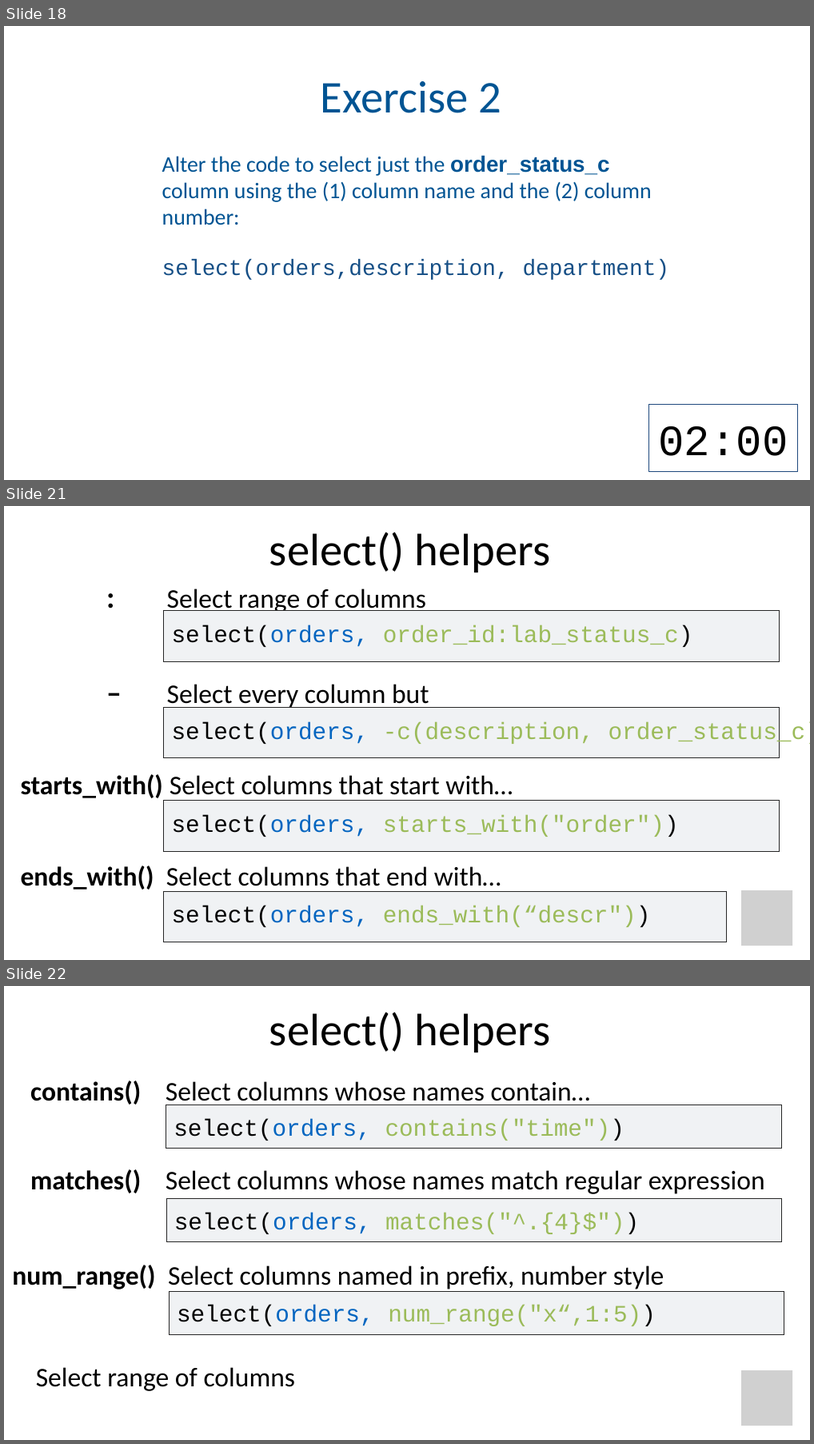
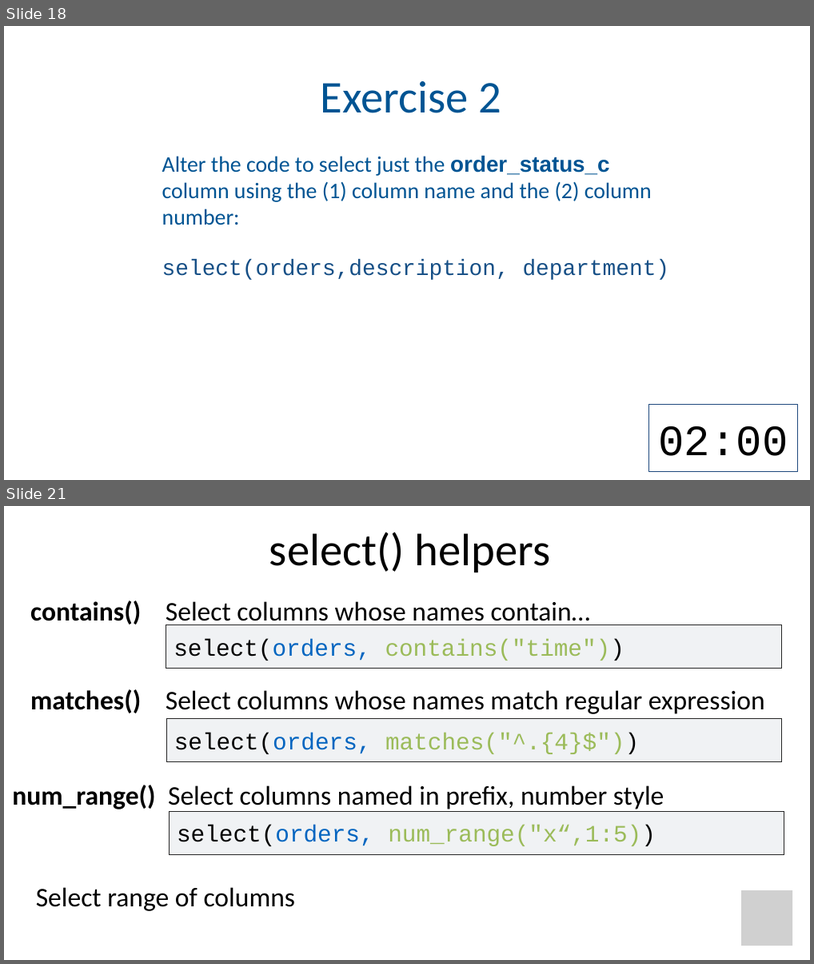
Before and after one commit to amromeo/api_r2020, a slide deck: 03 - Transform.pptx. Shown one above the other, each under a label of ours: slides 18, 21 and 22 before the commit, slides 18 and 21 after it; the slides between them are not shown. The pictures are 814x1444 and 814x964 pixels, drawn with LibreOffice and Linux fonts; fonts in the diff are those of the drawing; grey boxes stand for pictures; background and template pictures are left out. Boxes give left, top, right and bottom in pixels: in the first picture for what was removed or moved away, otherwise in the second. Text is boxed around its words. In the diff, an @@ line names an element or a change of style, - is before the commit and + after.

```diff
--- a/03 - Transform.pptx
+++ b/03 - Transform.pptx
@@ slide 21 removed at (4,506,810,960), background #FFFFFF @@
@@ text removed at (270,532,550,572) @@
-select() helpers
@@ text removed at (167,588,426,611) @@
-: Select range of columns
@@ freeform shape removed at (164,611,779,661) @@
@@ text removed at (172,625,694,647) @@
-select(orders, order_id:lab_status_c)
@@ text removed at (167,684,430,708) @@
-– Select every column but
@@ freeform shape removed at (164,708,779,758) @@
@@ text removed at (172,722,810,745) @@
-select(orders, -c(description, order_status_c))
@@ text removed at (21,774,513,800) @@
-starts_with() Select columns that start with…
@@ freeform shape removed at (164,800,779,852) @@
@@ text removed at (172,815,679,836) @@
-select(orders, starts_with("order"))
@@ text removed at (21,865,502,892) @@
-ends_with() Select columns that end with…
@@ freeform shape removed at (164,891,727,941) @@
@@ text removed at (172,905,651,927) @@
-select(orders, ends_with(“descr"))
@@ picture removed at (742,890,794,945) @@
@@ what was slide 22 is now slide 21 @@
```
Also in this commit, not shown: 14 slides changed, 16 slides added.
